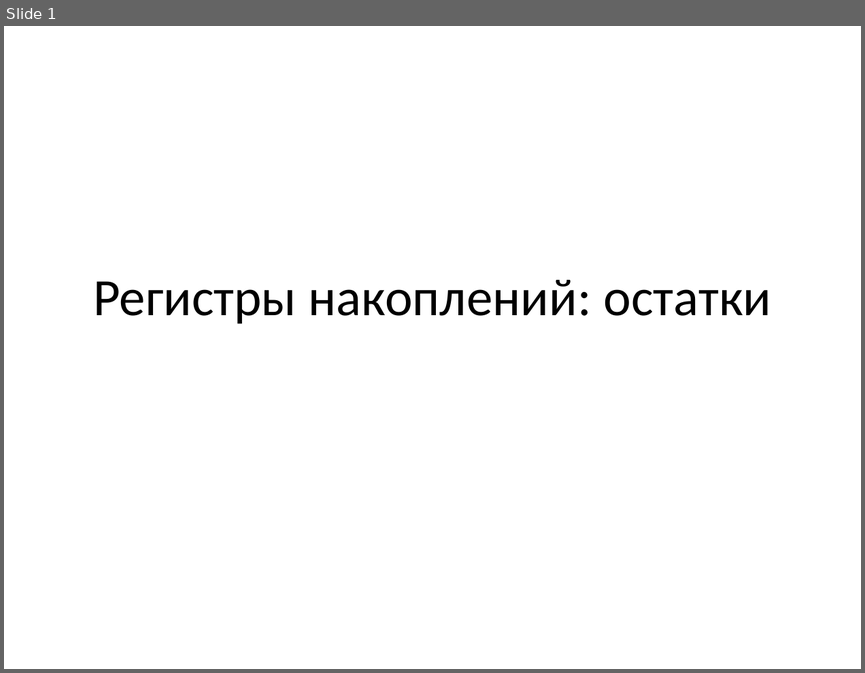
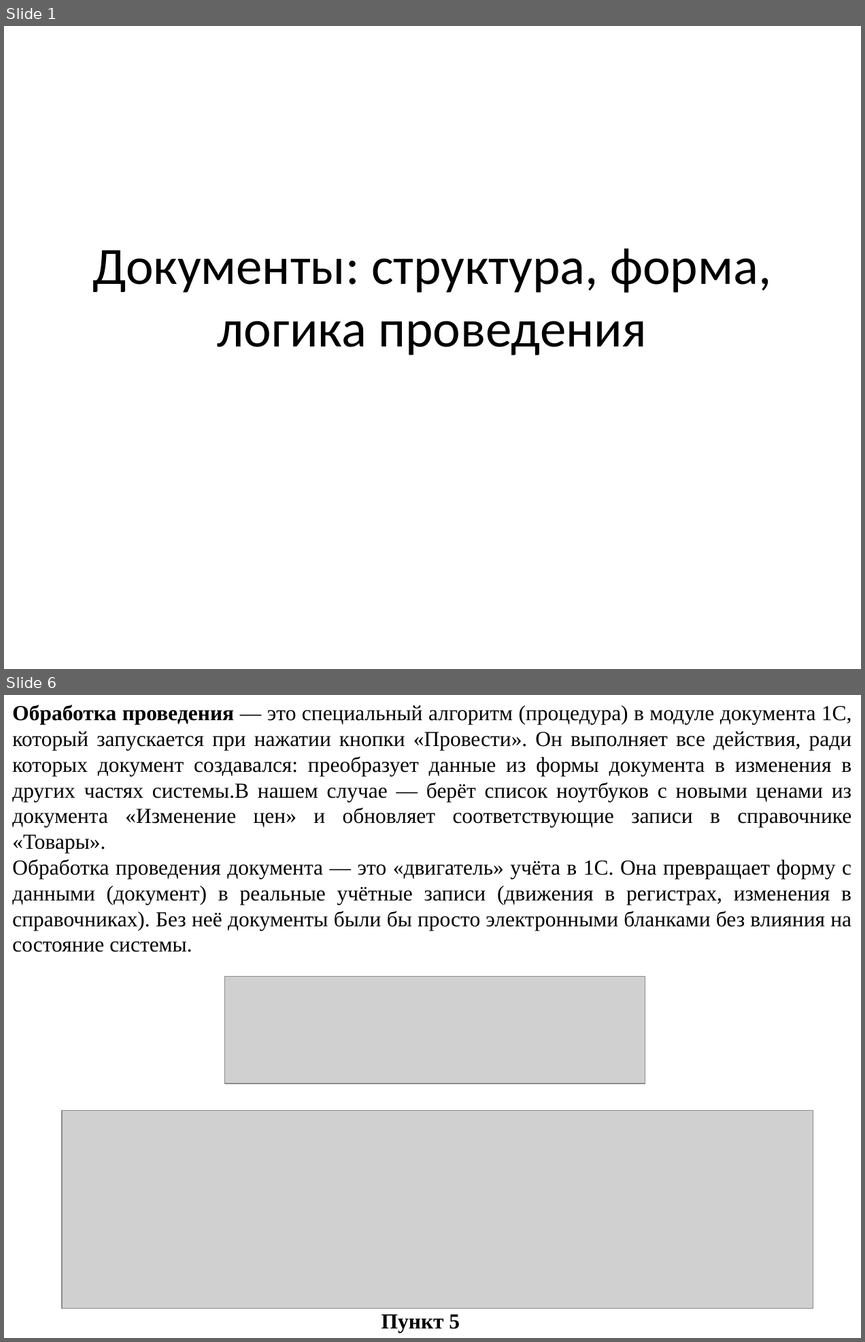
Before and after one commit to mbdatateach/site, a slide deck: 4ис/практика 4.pptx. Shown one above the other, each under a label of ours: slide 1 before the commit, slides 1 and 6 after it; the slides between them are not shown. The pictures are 865x673 and 865x1342 pixels, drawn with LibreOffice and Linux fonts; fonts in the diff are those of the drawing; grey boxes stand for pictures. Boxes give left, top, right and bottom in pixels: in the first picture for what was removed or moved away, otherwise in the second. Text is boxed around its words. In the diff, an @@ line names an element or a change of style, - is before the commit and + after.

```diff
--- a/4ис/практика 4.pptx
+++ b/4ис/практика 4.pptx
@@ slide 6 added at (4,695,861,1338), background #FFFFFF @@
@@ text added at (12,705,852,952), 18 pt, text #000000 @@
+Обработка проведения — это специальный алгоритм (процедура) в модуле документа 1С, который запускается при нажатии кнопки «Провести». Он выполняет все действия, ради которых документ создавался: преобразует данные из формы документа в изменения в других частях системы.В нашем случае — берёт список ноутбуков с новыми ценами из документа «Изменение цен» и обновляет соответствующие записи в справочнике «Товары».
+Обработка проведения документа — это «двигатель» учёта в 1С. Она превращает форму с данными (документ) в реальные учётные записи (движения в регистрах, изменения в справочниках). Без неё документы были бы просто электронными бланками без влияния на состояние системы.
@@ picture added at (225,976,645,1083) @@
@@ picture added at (61,1110,813,1308) @@
@@ text added at (381,1314,460,1333), 18 pt, text #000000, bold @@
+Пункт 5
@@ slide 1 changed as well @@
@@ title at (92,248,771,355): text changed @@
-Регистры накоплений: остатки
+Документы: структура, форма, логика проведения
```
Also in this commit, not shown: 5 other slides added, 6 slides removed, 30 other files.
